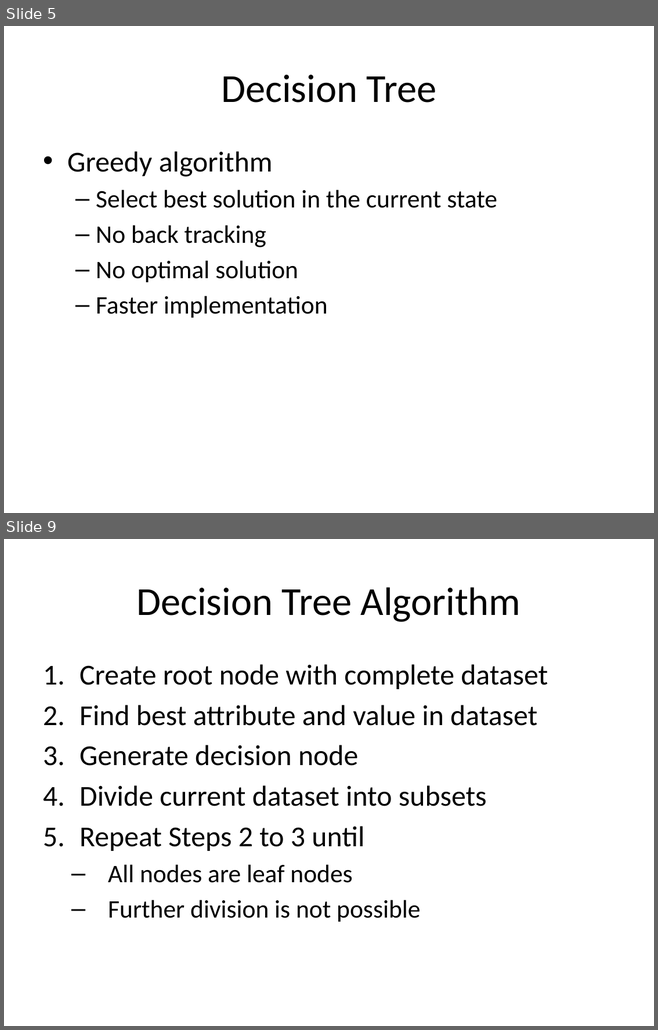
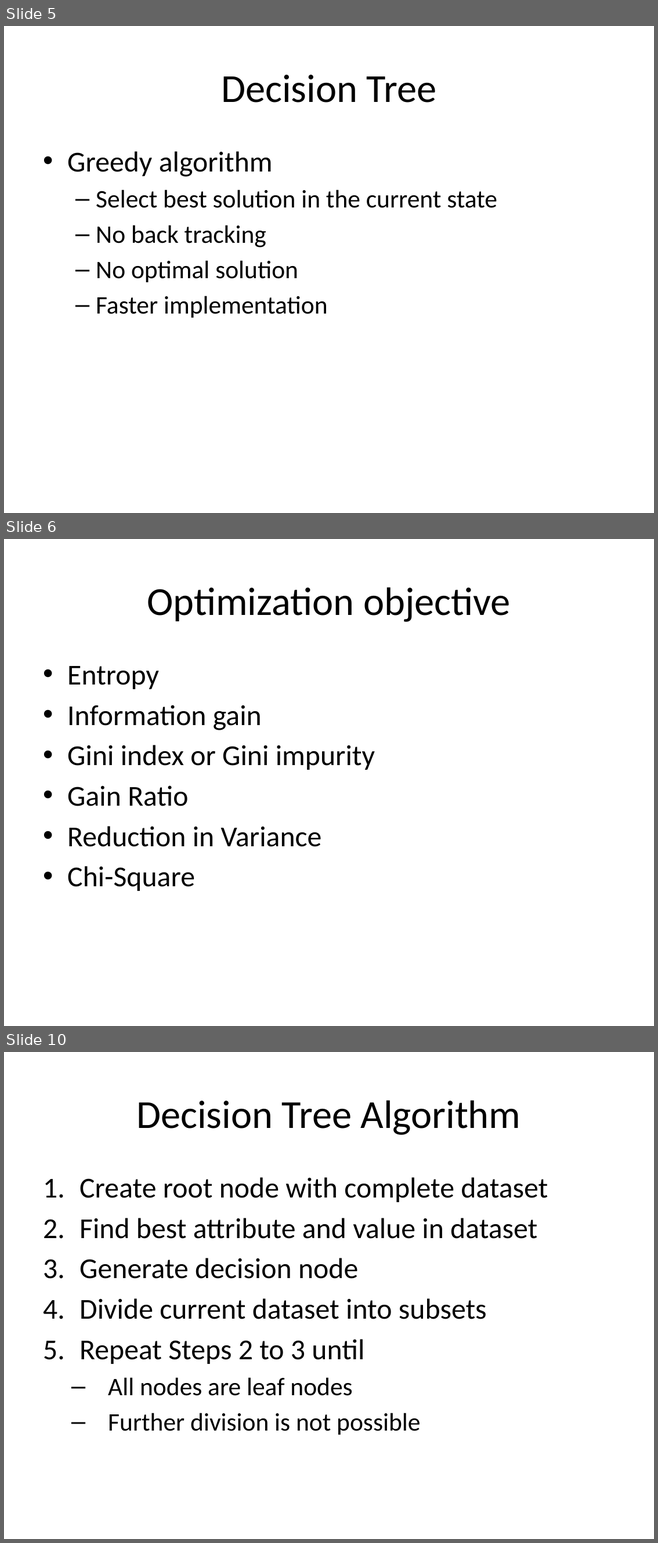
Before and after one commit to look4pritam/ArtificialIntelligence, a slide deck: MachineLearning/DecisionTree.pptx. Shown one above the other, each under a label of ours: slides 5 and 9 before the commit, slides 5, 6 and 10 after it; the slides between them are not shown. The pictures are 658x1030 and 658x1543 pixels, drawn with LibreOffice and Linux fonts; fonts in the diff are those of the drawing. Boxes give left, top, right and bottom in pixels: in the first picture for what was removed or moved away, otherwise in the second. Text is boxed around its words. In the diff, an @@ line names an element or a change of style, - is before the commit and + after.

```diff
--- a/MachineLearning/DecisionTree.pptx
+++ b/MachineLearning/DecisionTree.pptx
@@ slide 6 added at box(4, 539, 654, 1026), background #FFFFFF @@
@@ title added at box(147, 587, 510, 622), 44 pt, text #000000 @@
+Optimization objective
@@ text added at box(67, 666, 375, 891), 32 pt, text #000000 @@
+• Entropy
+• Information gain
+• Gini index or Gini impurity
+• Gain Ratio
+• Reduction in Variance
+• Chi-Square
@@ what was slide 9 is now slide 10 @@
```
Also in this commit, not shown: 3 slides changed.
